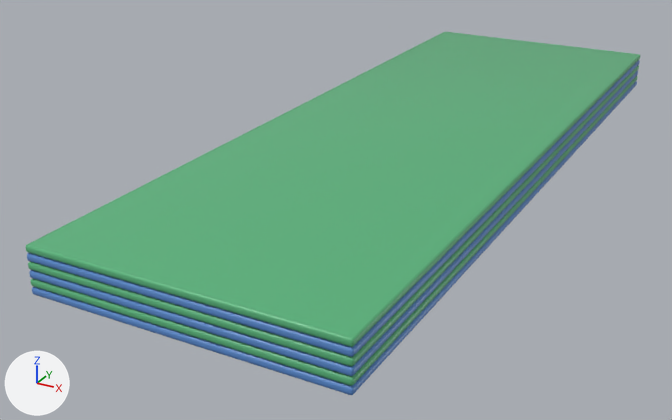
A saved change to the glTF model modules/assets/internal/models/sport/sport.gym.mat_stack.glb.
One viewpoint serves both versions: a 50 mm lens placed at (0.821, -1.877, 0.774), pointed at (-0.132, -0.144, -0.092). Arrows for +X, +Y and +Z are at lower left; the lights stay in place. The older version comes first.

In view in the first picture: 'main__plastic_blue', 'main__plastic_green'.
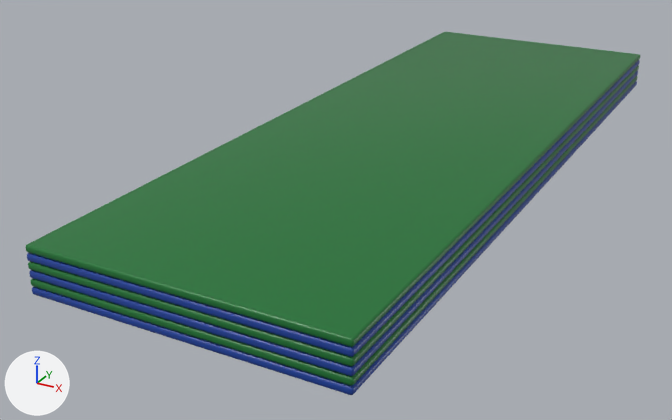
What differs and where, as boxes [x1, y1, x2, y2] in the pictures (672 x 420 px):
'main__plastic_green', recoloured (green to dark green)
    both: [26, 32, 640, 386]
'main__plastic_blue', recoloured
    both: [27, 60, 640, 395]

The edits, one by one:
Material 'plastic_blue' (mat_plastic_blue) changes colour from blue #5989cb to blue #194099; in linear values from (0.1, 0.25, 0.6) to (0.01, 0.0509, 0.319).
Material 'plastic_green' (mat_plastic_green) changes colour from green #59b37c to dark green #197333; in linear values from (0.1, 0.45, 0.2) to (0.01, 0.171, 0.0331).
